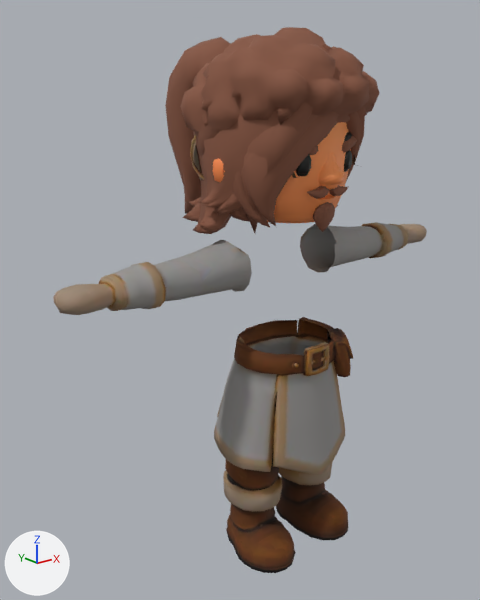
The glTF model public/models/chars/players/priest_male_v02.glb, before and after one commit.
Before and after are seen from a 50 mm camera at (-1.66, -1.74, 0.89) aimed at (-0.04, 0.28, 0.08). The lights are fixed; the arrows at lower left show +X, +Y and +Z. The picture after the commit comes second. Where no turn or scale is listed for an object, it has been applied to the vertices. Vertices at exactly the same position are counted once.

In view in the first picture: 'Arms', 'Head', 'Head_Beard', 'Head_Female_Hair_01', 'Head_Female_Hair_02', 'Head_Female_Hair_03', 'Head_Female_Head', 'Head_Male_Hair_01', 'Head_Male_Hair_03', 'Head_Male_Hair_04', 'Legs', 'Torso' and 1 more.
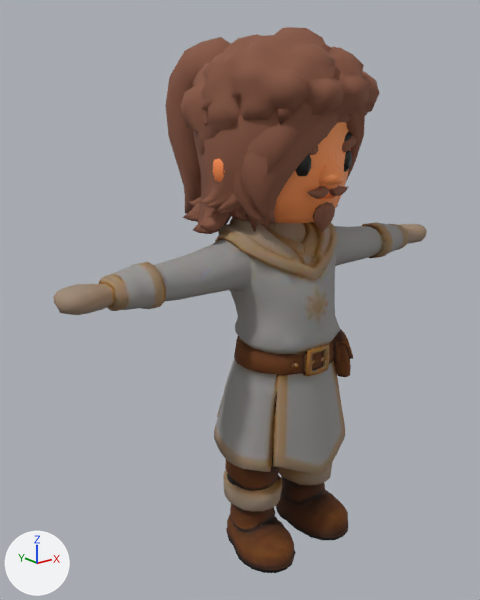
What differs and where, as boxes (x1, y1, x2, y2) in the pictures (480 x 600 px):
'Torso', reshaped (mostly hidden before)
    before: (190, 135, 361, 180)
    after: (215, 217, 340, 355)

Diff of the bpy script that builds the scene:
```diff
--- a/public/models/chars/players/priest_male_v02.glb.py
+++ b/public/models/chars/players/priest_male_v02.glb.py
@@ me_mesh_0 @@
 # used by ob_torso; location = (0.0, 0.0, 0.0)
-me_mesh_0.from_pydata(...)  # 617 vertices, 1173 faces; spans x -0.255..0.254, y -0.184..0.384, z 0.469..0.919
+me_mesh_0.from_pydata(...)  # 617 vertices, 1173 faces; spans x -0.249..0.25, y -0.127..0.319, z -0.082..0.567
+# me_mesh_0 part 1: 616 of 617 vertices moved; they spanned x -0.255..0.254, y -0.184..0.384, z 0.469..0.919 and now span x -0.249..0.25, y -0.127..0.319, z -0.082..0.567; mean shift (0.0, -0.115, -0.394); largest move (-0.002, -0.131, 0.919) -> (-0.002, -0.127, -0.029)
 me_mesh_0.materials.append(mat_warrior_armor)
```
